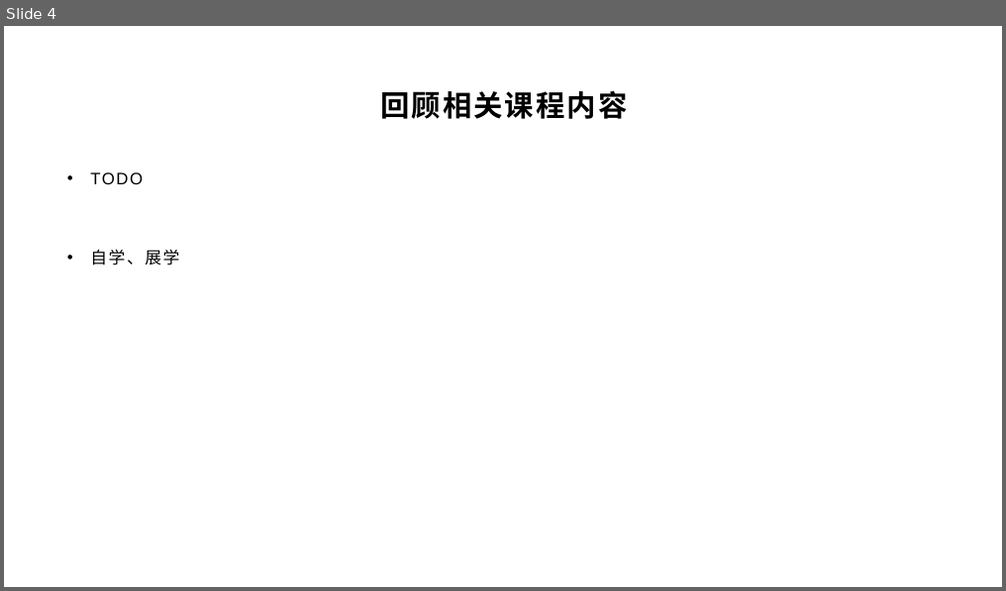
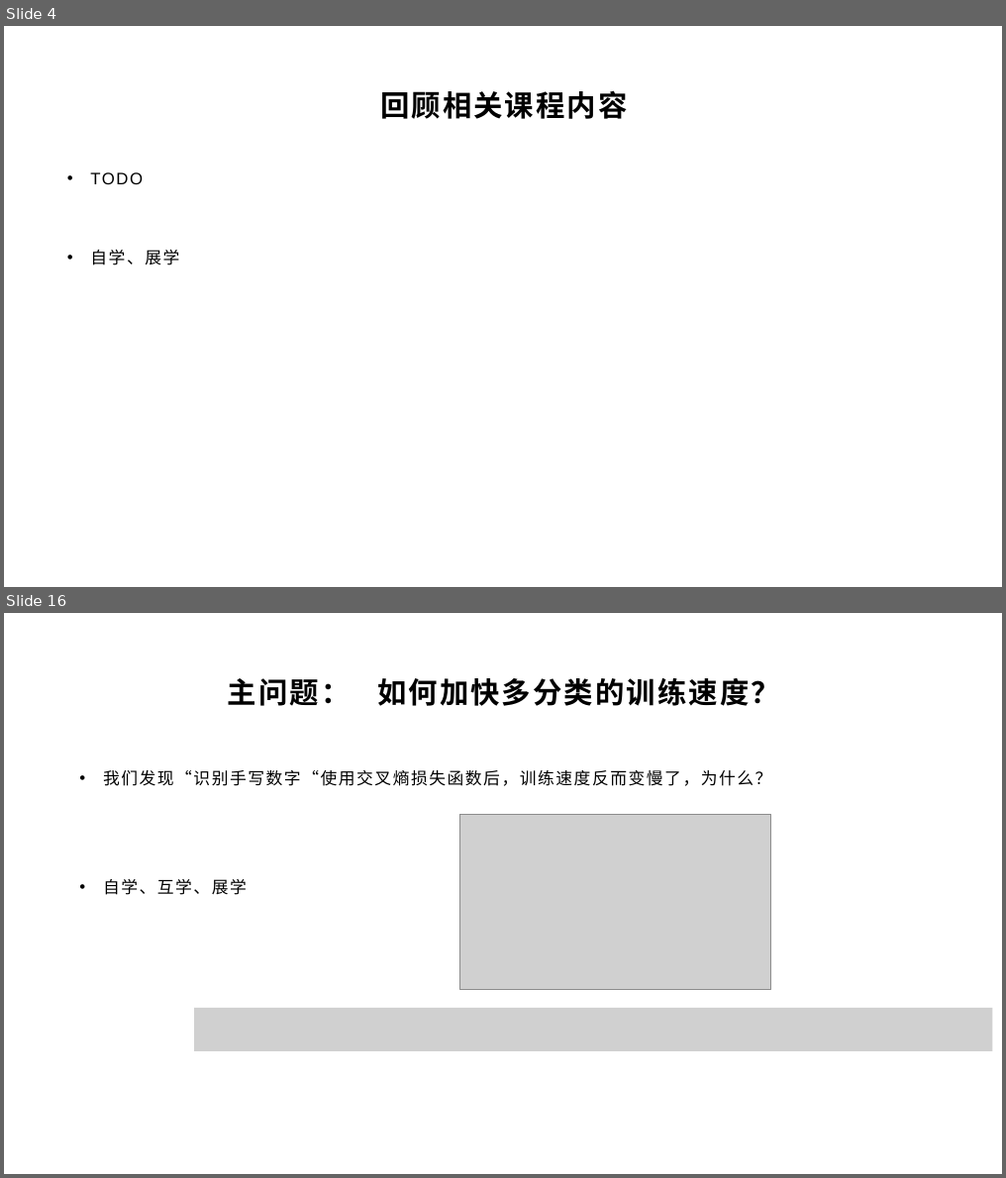
Before and after one commit to yyc-git/DeepLearningEdu, a slide deck: lessons/6_softmax/ppt/使用交叉熵损失函数和Softmax激活函数.pptx. Shown one above the other, each under a label of ours: slide 4 before the commit, slides 4 and 16 after it; the slides between them are not shown. The pictures are 1006x591 and 1006x1178 pixels, drawn with LibreOffice and Linux fonts; fonts in the diff are those of the drawing; grey boxes stand for pictures; background and template pictures are left out. Boxes give left, top, right and bottom in pixels: in the first picture for what was removed or moved away, otherwise in the second. Text is boxed around its words. In the diff, an @@ line names an element or a change of style, - is before the commit and + after.

```diff
--- a/lessons/6_softmax/ppt/使用交叉熵损失函数和Softmax激活函数.pptx
+++ b/lessons/6_softmax/ppt/使用交叉熵损失函数和Softmax激活函数.pptx
@@ slide 16 added at (4, 613, 1002, 1174), background picture (left out) @@
@@ title added at (228, 678, 780, 706), 28 pt, text #000000, bold @@
+主问题： 如何加快多分类的训练速度？
@@ text added at (103, 770, 772, 895), 16 pt, text #000000 @@
+• 我们发现“识别手写数字“使用交叉熵损失函数后，训练速度反而变慢了，为什么？
+• 自学、互学、展学
@@ picture added at (460, 814, 771, 990) @@
@@ picture added at (194, 1008, 992, 1052) @@
```
Also in this commit, not shown: 12 slides changed, 8 other slides added, 11 slides removed, 1 other file.
